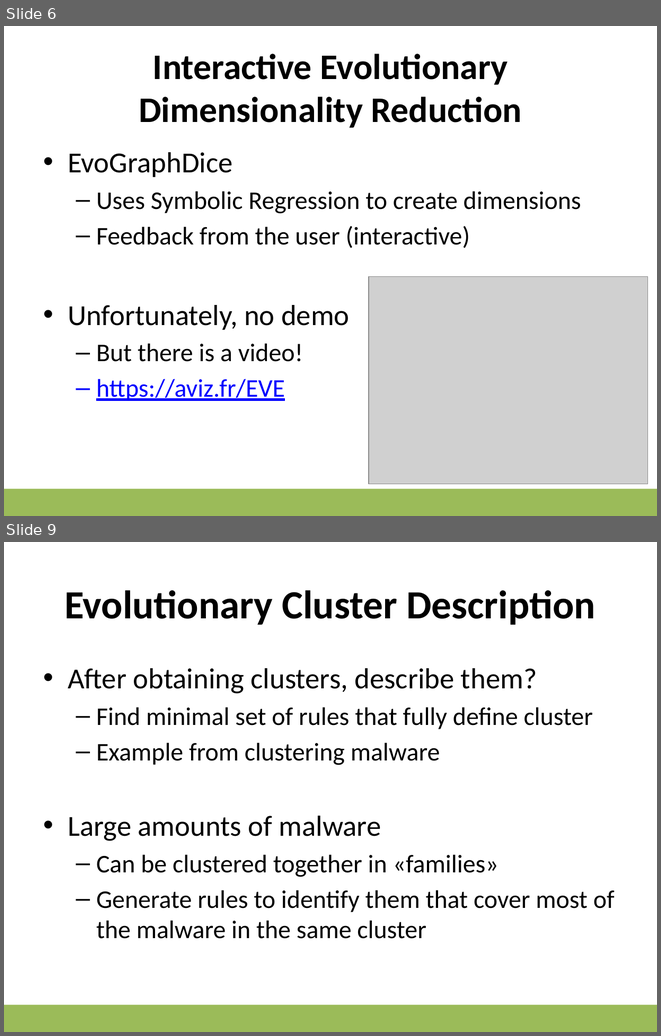
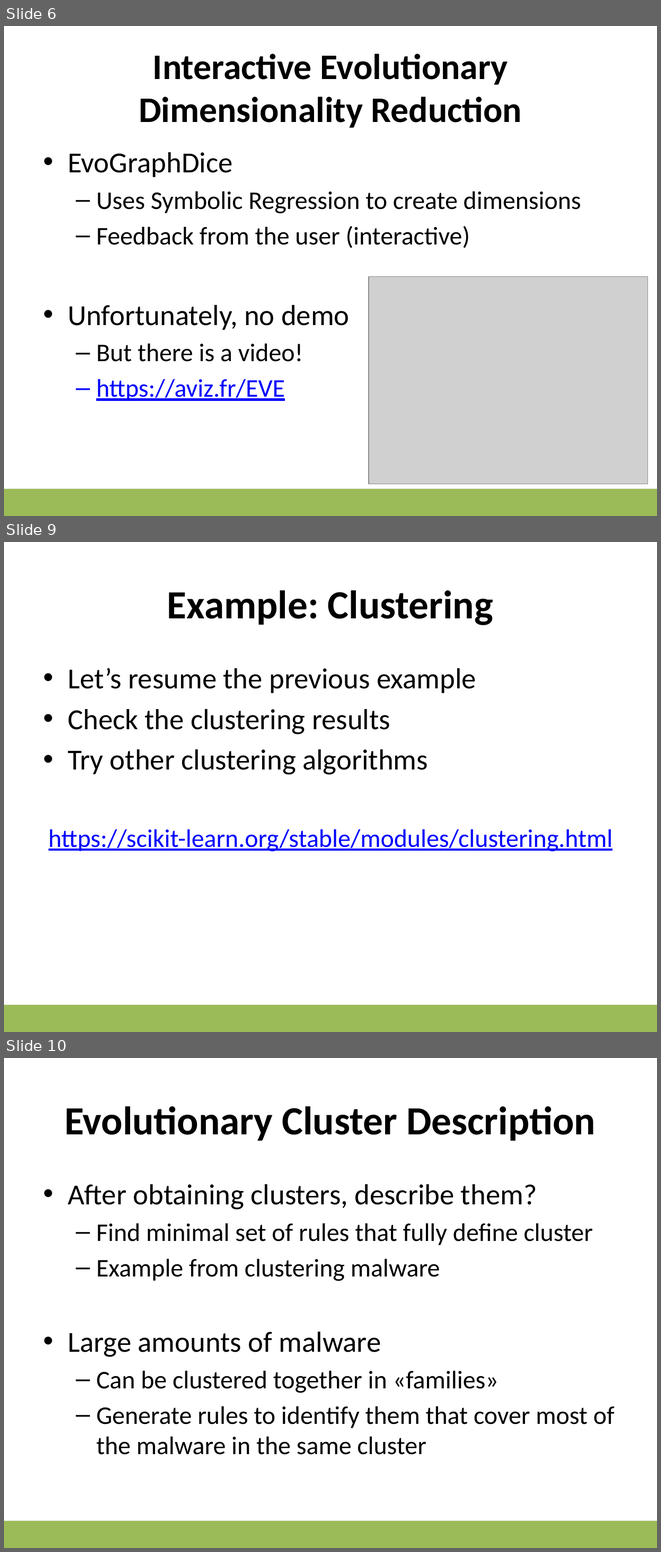
Before and after one commit to albertotonda/teaching, a slide deck: ml-subjects/Unsupervised ML.pptx. Shown one above the other, each under a label of ours: slides 6 and 9 before the commit, slides 6, 9 and 10 after it; the slides between them are not shown. The pictures are 661x1036 and 661x1552 pixels, drawn with LibreOffice and Linux fonts; fonts in the diff are those of the drawing; grey boxes stand for pictures; background and template pictures are left out. Boxes give left, top, right and bottom in pixels: in the first picture for what was removed or moved away, otherwise in the second. Text is boxed around its words. In the diff, an @@ line names an element or a change of style, - is before the commit and + after.

```diff
--- a/ml-subjects/Unsupervised ML.pptx
+++ b/ml-subjects/Unsupervised ML.pptx
@@ slide 9 added at (4,542,657,1032), background #FFFFFF; not listed: 1 template element that a slide beside it also shows @@
@@ title added at (167,590,493,625), 44 pt, text #000000, bold @@
+Example: Clustering
@@ text added at (49,668,613,852), 32 pt, text #000000 @@
+• Let’s resume the previous example
+• Check the clustering results
+• Try other clustering algorithms
+https://scikit-learn.org/stable/modules/clustering.html
@@ what was slide 9 is now slide 10 @@
```
Also in this commit, not shown: 1 slide changed, 2 other slides added, 2 slides removed, 3 other files.
